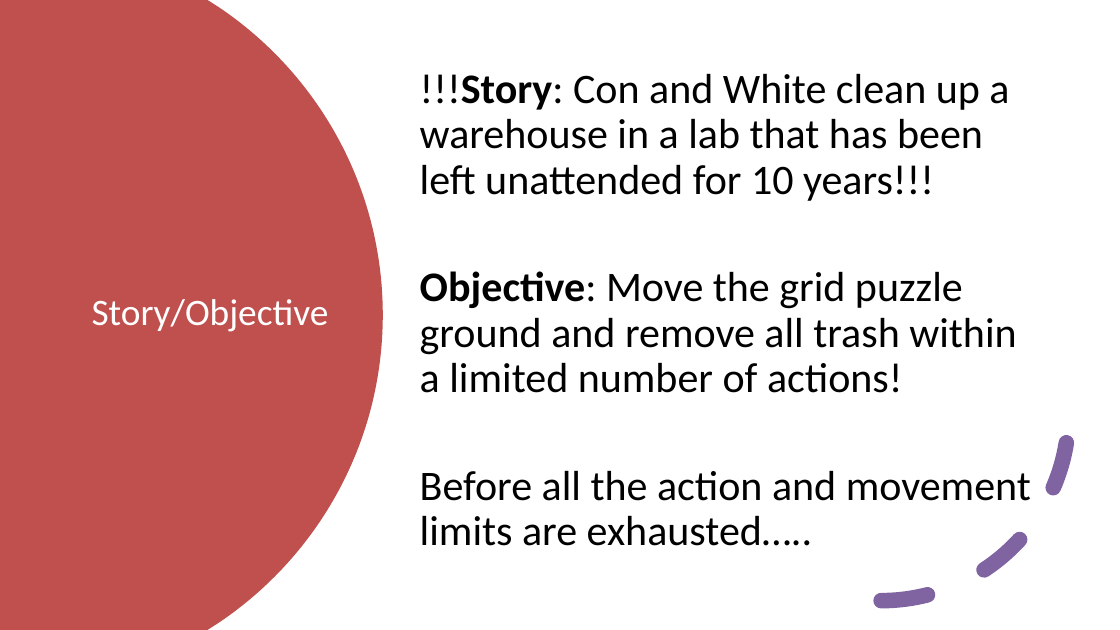
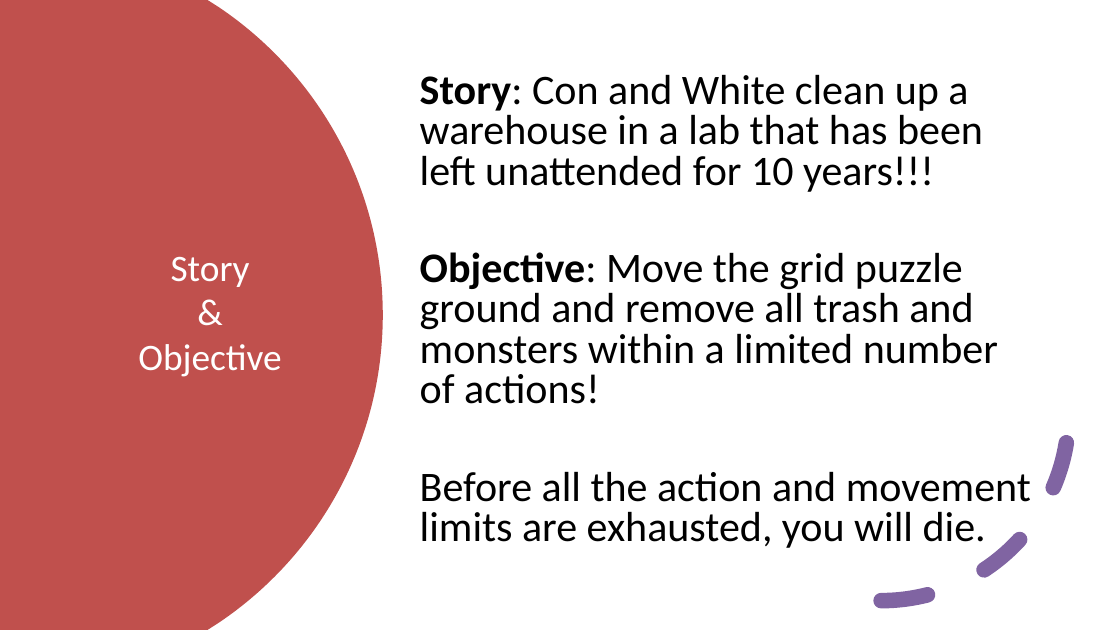
Before and after one commit to yeongrin/Yeongrin_J_AGA312-Rapid-Prototyping-June-24, a slide deck: slide 2 of Yeongrin Jeon PPT.pptx. Drawn at 1120x630 pixels with LibreOffice and Linux fonts; fonts in the diff are those of the drawing. Boxes give left, top, right and bottom in pixels: in the first picture for what was removed or moved away, otherwise in the second. Text is boxed around its words. In the diff, an @@ line names an element or a change of style, - is before the commit and + after.

```diff
--- a/Yeongrin Jeon PPT.pptx
+++ b/Yeongrin Jeon PPT.pptx
@@ text at [420,74,1031,548]: text changed @@
-!!!Story: Con and White clean up a warehouse in a lab that has been left unattended for 10 years!!!
-Objective: Move the grid puzzle ground and remove all trash within a limited number of actions!
-Before all the action and movement limits are exhausted…..
+Story: Con and White clean up a warehouse in a lab that has been left unattended for 10 years!!!
+Objective: Move the grid puzzle ground and remove all trash and monsters within a limited number of actions!
+Before all the action and movement limits are exhausted, you will die.
@@ title at [138,257,281,377]: text changed @@
-Story/Objective
+Story
+&
+Objective
```
Also in this commit, not shown: 4 other slides changed, 17 other files.
